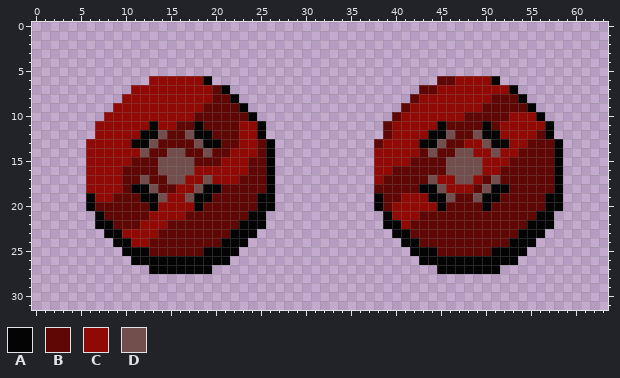
A pixel-art sprite gets an edit: Textures/Items/Gems/gema-exp-vermelha.png. That is the earlier state.
The file is 64x32 pixels.
Palette (. is transparent): A #040404  B #5f0704  C #900904  D #724f4d
After:
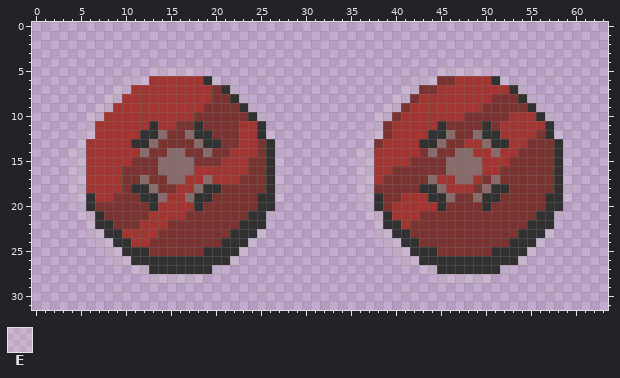
Colours new in this view: E #dfdfdf35
Change:
colour A: #040404 -> #313131
colour B: #5f0704 -> #793331
colour C: #900904 -> #a03531
colour D: #724f4d -> #886c6b
y 5: x 13..18 ...... -> EEEEEE; x 45..50 ...... -> EEEEEE
y 6: x 11..12 .. -> EE; x 20 . -> E; x 43..44 .. -> EE; x 52 . -> E
y 7: x 9..10 .. -> EE; x 22 . -> E; x 41..42 .. -> EE; x 54 . -> E
y 8: x 8..9 .. -> EE; x 23 . -> E; x 40..41 .. -> EE; x 55 . -> E
y 9: x 7..8 .. -> EE; x 24 . -> E; x 39..40 .. -> EE; x 56 . -> E
y 10: x 6..7 .. -> EE; x 25 . -> E; x 38..39 .. -> EE; x 57 . -> E
y 11: x 6 . -> E; x 38 . -> E
y 12: x 5..6 .. -> EE; x 26 . -> E; x 37..38 .. -> EE; x 58 . -> E
y 13: x 5 . -> E; x 37 . -> E
y 14..19: x 4..5 .. -> EE; x 27 . -> E; x 36..37 .. -> EE; x 59 . -> E
y 20: x 5 . -> E; x 37 . -> E
y 21: x 5..6 .. -> EE; x 26 . -> E; x 37..38 .. -> EE; x 58 . -> E
y 22: x 6 . -> E; x 38 . -> E
y 23: x 6..7 .. -> EE; x 25 . -> E; x 38..39 .. -> EE; x 57 . -> E
y 24: x 7..8 .. -> EE; x 24 . -> E; x 39..40 .. -> EE; x 56 . -> E
y 25: x 8..9 .. -> EE; x 23 . -> E; x 40..41 .. -> EE; x 55 . -> E
y 26: x 9..10 .. -> EE; x 22 . -> E; x 41..42 .. -> EE; x 54 . -> E
y 27: x 11..12 .. -> EE; x 20 . -> E; x 43..44 .. -> EE; x 52 . -> E
y 28: x 13..18 ...... -> EEEEEE; x 45..50 ...... -> EEEEEE
Boxes around the changes in both pictures, in picture pixels (x1, y1, x2, y2):
changed: (68, 67, 284, 283)
changed: (356, 67, 572, 283)
